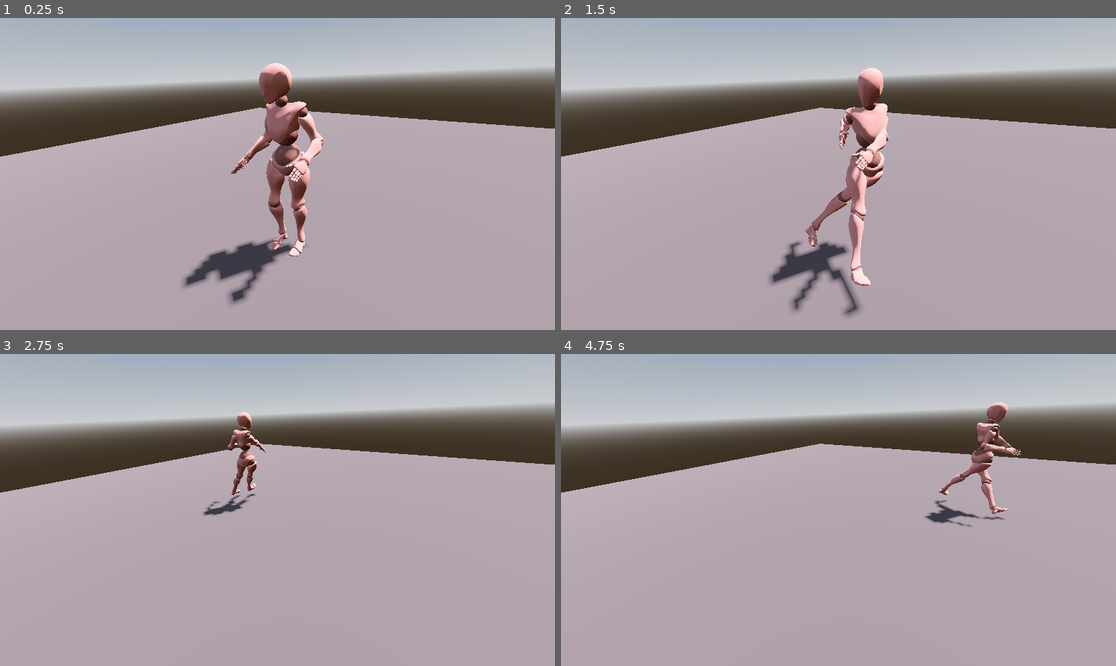
Above: before the commit, frames 1-4 (two rows, left to right).
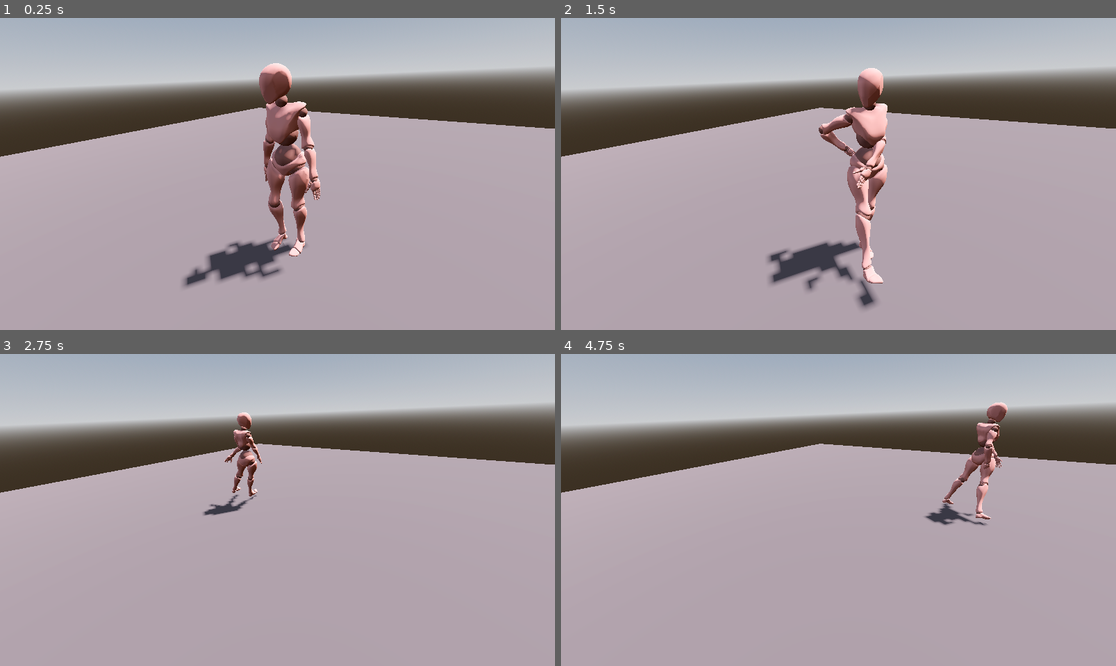
Above: after the commit, the same moments.

Repository: gamecolab-personal-projects/godot-testings
Game: Godot game, scene res://scenes/ik_test.tscn
The game is run twice, just before and just after one commit, with the same random seed, the same clock (stepped at 60 frames per second) and the same inputs.
Inputs (mouse positions are in pixels of both pictures, inside the frame that each line leads up to):
- Up to frame 1 (0.25 s): no input
- Up to frame 2 (1.5 s): tap Enter at 0.5 s; move the mouse to (960, 158) at 0.52 s; hold D 0.53-1.28 s; tap Shift at 0.6, 1.35 s; click (960, 158) at 0.67 s; move the mouse to (727, 189) at 1.27 s; hold S from 1.28 s (still down)
- Up to frame 3 (2.75 s): move the mouse to (333, 441) at 2.02 s; release S at 2.03 s; hold D from 2.03 s (still down); tap Shift at 2.1 s
- Up to frame 4 (4.75 s): move the mouse to (810, 572) at 2.77 s; release D at 2.78 s; hold W 2.78-3.53 s; tap Shift at 2.85, 3.6, 4.35 s; click (810, 572) at 2.92 s; move the mouse to (1005, 556) at 3.52 s; hold A from 3.53 s (still down); move the mouse to (672, 463) at 4.27 s

The runs differ from the first frame. In frame 1, 1.7% of the frame differs, in the area x 35-59%, y 16-92%; in frame 2, 3.8%, in the area x 37-60%, y 30-96%; in frame 3, 0.4%; in frame 4, 1.2%.

Commit message:
More fixes

Diff:
--- a/scenes/x_bot.gd
+++ b/scenes/x_bot.gd
@@ -144,13 +144,12 @@
 func intentar_dar_paso(dir):
 	if pie_dando_paso: return
 
-	# Retrasamos el centro de los pies MUCHO más respecto al cuerpo
-	var centro_base = global_position - (dir * 0.3)
+	# Centro de referencia
+	var centro_base = global_position - (dir * 0.1)
 	centro_base.y = 0
 
-	# Zancada MASIVA para compensar la alta velocidad del bot (4m/s)
-	# El cuerpo recorre 0.7m mientras el pie vuela, así que lanzamos el pie a 1.1m
-	var offset_paso = dir * 1.1
+	# Zancada equilibrada (1.05m) para compensar los 0.8m que recorre el cuerpo en el aire
+	var offset_paso = dir * 1.05
 
 	var ideal_der = centro_base + (transform.basis * Vector3(-0.18, 0, 0)) + offset_paso
 	var ideal_izq = centro_base + (transform.basis * Vector3(0.18, 0, 0)) + offset_paso
@@ -158,10 +157,12 @@
 	var d_der = t_pierna_der.global_position.distance_to(ideal_der)
 	var d_izq = t_pierna_izq.global_position.distance_to(ideal_izq)
 
-	# Umbral muy agresivo
-	if d_der > 0.3 and d_der >= d_izq:
+	# Umbral dinámico: si nos movemos aguantamos más (0.65), si paramos recogemos pies (0.15)
+	var umbral = 0.65 if dir.length() > 0.1 else 0.15
+
+	if d_der > umbral and d_der >= d_izq:
 		animar_paso(t_pierna_der, ideal_der)
-	elif d_izq > 0.3:
+	elif d_izq > umbral:
 		animar_paso(t_pierna_izq, ideal_izq)
 
 func animar_paso(target, destino):
@@ -169,9 +170,9 @@
 	var tween = create_tween()
 	var medio = target.global_position.lerp(destino, 0.5) + Vector3(0, 0.15, 0)
 
-	# Paso ultra-rápido para que el cuerpo no adelante al pie
-	tween.tween_property(target, "global_position", medio, 0.08).set_trans(Tween.TRANS_SINE)
-	tween.chain().tween_property(target, "global_position", destino, 0.05).set_trans(Tween.TRANS_SINE)
+	# Paso un poco más pausado para que se vea la amplitud (0.12s + 0.08s)
+	tween.tween_property(target, "global_position", medio, 0.12).set_trans(Tween.TRANS_SINE)
+	tween.chain().tween_property(target, "global_position", destino, 0.08).set_trans(Tween.TRANS_SINE)
 	tween.finished.connect(func(): pie_dando_paso = false)
 
 func _input(event):
--- a/scenes/x_bot.tscn
+++ b/scenes/x_bot.tscn
@@ -168,16 +168,16 @@
 [node name="Pose_Guardia" type="Node3D" parent="." index="3" unique_id=133947165]
 
 [node name="RightHand" type="Marker3D" parent="Pose_Guardia" index="0" unique_id=175281247]
-transform = Transform3D(1, 0, 0, 0, 1, 0, 0, 0, 1, -0.2900573, 1.1506464, 0.32144088)
+transform = Transform3D(1, 0, 0, 0, 1, 0, 0, 0, 1, -0.2900573, 0.9042772, 0.15976113)
 
 [node name="RightElbow" type="Marker3D" parent="Pose_Guardia" index="1" unique_id=1372083026]
-transform = Transform3D(1, 0, 0, 0, 1, 0, 0, 0, 1, -0.2900573, 1.246913, 0.0066680834)
+transform = Transform3D(1, 0, 0, 0, 1, 0, 0, 0, 1, -0.2900573, 1.1814711, -0.04722525)
 
 [node name="LeftElbow" type="Marker3D" parent="Pose_Guardia" index="2" unique_id=783336202]
-transform = Transform3D(1, 0, 0, 0, 1, 0, 0, 0, 1, 0.2900573, 1.2469262, -0.13473749)
+transform = Transform3D(1, 0, 0, 0, 1, 0, 0, 0, 1, 0.2900573, 1.1622368, -0.05389762)
 
 [node name="LeftHand" type="Marker3D" parent="Pose_Guardia" index="3" unique_id=581868851]
-transform = Transform3D(1, 0, 0, 0, 1, 0, 0, 0, 1, 0.3200631, 1.1825556, 0.25859404)
+transform = Transform3D(1, 0, 0, 0, 1, 0, 0, 0, 1, 0.3200631, 0.95158434, 0.16235614)
 
 [node name="Pose_Bloqueo" type="Node3D" parent="." index="4" unique_id=1965174755]
 
